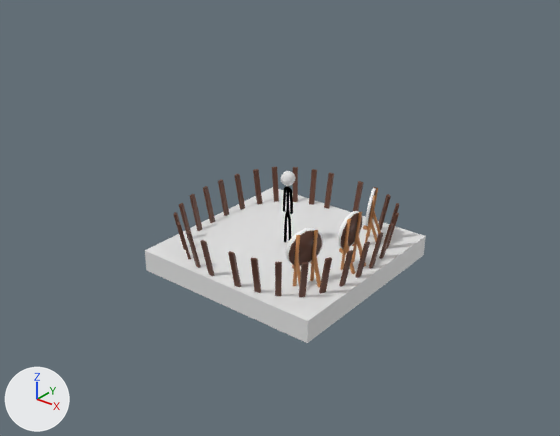
What one commit did to the Blender file Models/Characters/stick.blend.
Camera for both pictures: a 50 mm lens placed at (76.4, -97.7, 59.9), pointed at (1.0, -3.5, 1.5). Lighting does not change. The marker at lower left points along +X, +Y and +Z.

The scene before the commit, as lines of its bpy script (objects in view):
```python
me_cube_001 = bpy.data.meshes.new('Cube.001')
me_cube_001.from_pydata(...)  # a box spanning x -1.0..1.0, y -1.0..1.0, z -1.0..1.0
me_cube_004 = bpy.data.meshes.new('Cube.004')
me_cube_004.from_pydata(...)  # 476 vertices, 314 faces; spans x -18.2..18.2, y -18.5..18.4, z -5.2..5.1
me_cube_004.materials.append(mat_bowtrainingstand_png)  # picture img_bowtrainingstand_png
ob_bowtrainingground = bpy.data.objects.new('BowTrainingGround', me_cube_004)
ob_bowtrainingground.location = (0.0, 0.0, 0.0)
ob_cube_001 = bpy.data.objects.new('Cube.001', me_cube_001)
ob_cube_001.location = (0.0, 0.0, -7.2)
ob_cube_001.scale = (18.0, 18.0, 2.0)
```
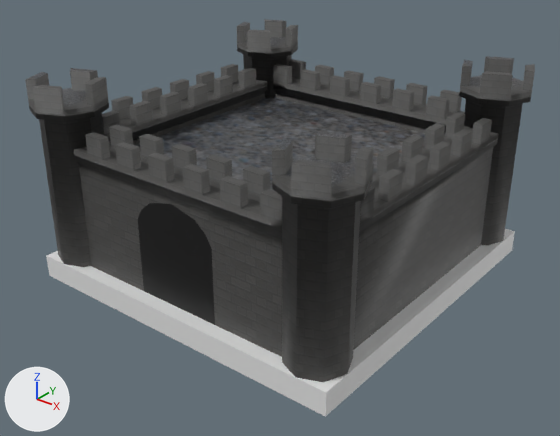
Location of each change, [x1, y1, x2, y2] in pixels of the pictures (560 x 436 px):
'Castle', added: after [25, 19, 535, 382]
'Cube.001', rescaled: before [145, 187, 426, 343]; after [46, 229, 515, 417]
'BowTrainingGround', hidden (brown): before [173, 166, 399, 297]

The change, as a list of edits to the scene's bpy script:
```text
Add img_castlewall_png:
    img_castlewall_png = load_image('castleWall.png', 'castleWall.png', 512, 512, 'sRGB')
Add mat_castlewall_png:
    mat_castlewall_png = principled_material('castleWall.png')
    mat_castlewall_png.texture = img_castlewall_png
Add me_castle:
    me_castle.from_pydata(...)  # 815 vertices, 686 faces; spans x -1.1..1.1, y -1.1..1.1, z -5.2..26.3
    me_castle.polygons.foreach_set('use_smooth', [True] * 686)
    me_castle.materials.append(mat_castlewall_png)  # picture img_castlewall_png
Change ob_bowtrainingground:
    add ob_bowtrainingground.hide_viewport = True
Change ob_cube_001:
    ob_cube_001.scale: (18.0, 18.0, 2.0) -> (30.0, 30.0, 2.0)
Add ob_castle:
    ob_castle = bpy.data.objects.new('Castle', me_castle)
    ob_castle.location = (0.0, 0.0, 0.0)
    ob_castle.scale = (27.5, 27.5, 1.0)
```
